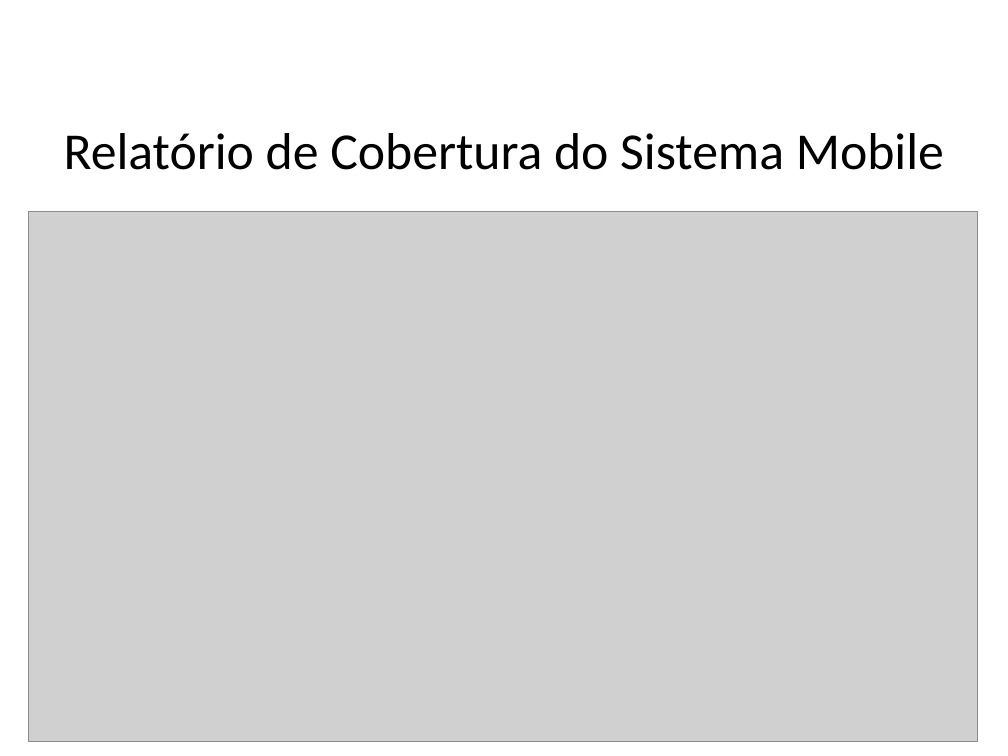
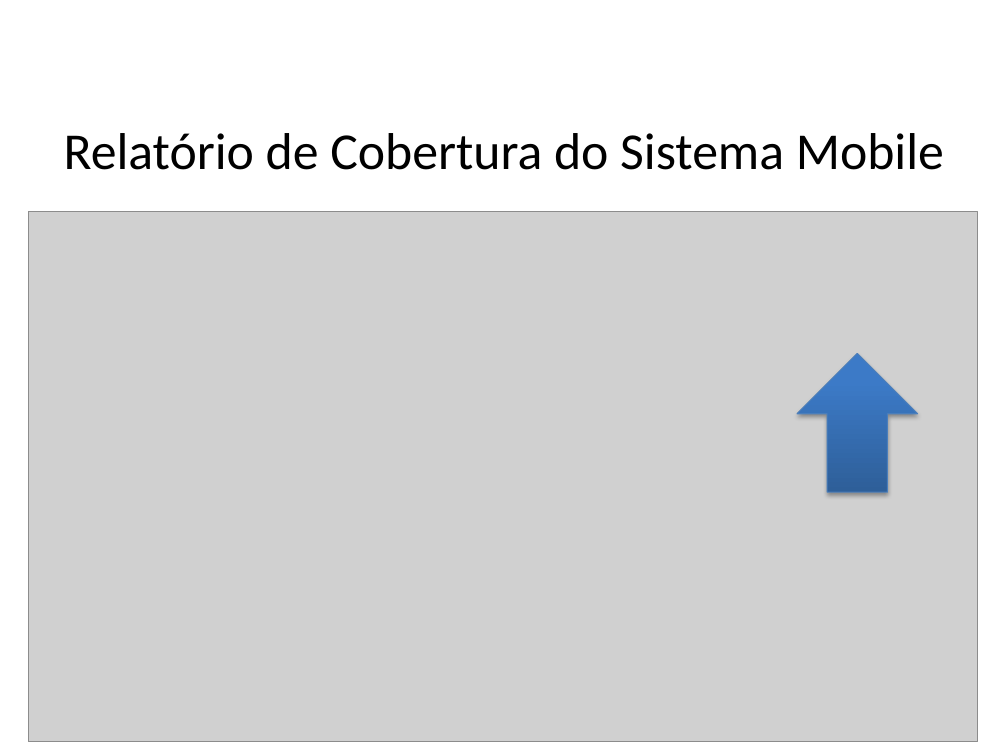
Before and after one commit to jpjcjbr/tccjp, a slide deck: slide 21 of Final/apresentacao tcc.pptx (slide 22 before the commit). Drawn at 1008x756 pixels with LibreOffice and Linux fonts; fonts in the diff are those of the drawing; grey boxes stand for pictures; background and template pictures are left out. Boxes give left, top, right and bottom in pixels: in the first picture for what was removed or moved away, otherwise in the second. Text is boxed around its words. In the diff, an @@ line names an element or a change of style, - is before the commit and + after.

```diff
--- a/Final/apresentacao tcc.pptx
+++ b/Final/apresentacao tcc.pptx
@@ up arrow added at <box>797,354,918,493</box>, fill gradient #2F5F99 to #3D7CC7 to #3A7CCB, outline #4B7EBC 0.75 pt @@
```
Also in this commit, not shown: 2 other slides changed, 1 slide removed.
